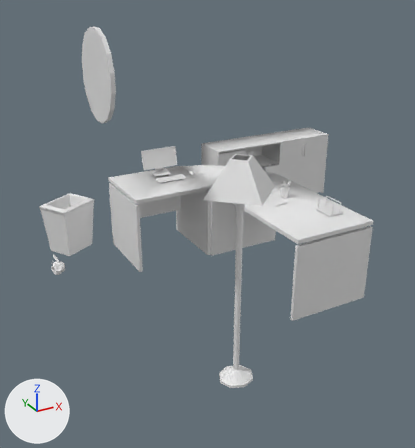
A saved change to the FBX model New Floor/Assets/StandardOffice.fbx.
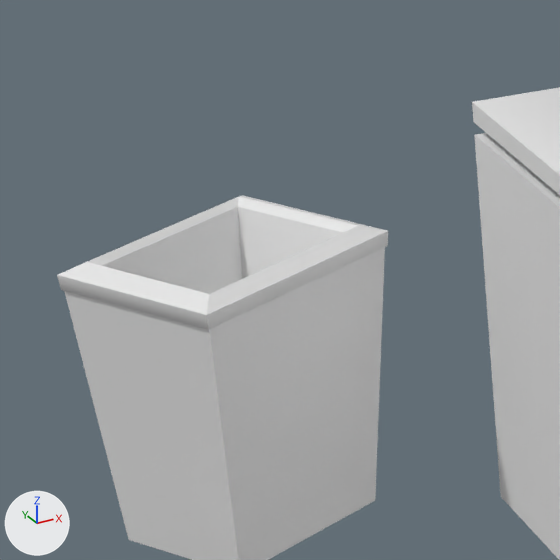
The first picture shows the older version from a 50 mm camera at (-4.74, -5.9, 4.12) aimed at (-1.36, 0.25, 1.04). The close-ups show both versions on the part from 7% to 30% of the width and 36% to 57% of the height of that picture; other places that the commit changed are outside them. Arrows for +X, +Y and +Z are at lower left; the lights stay in place. Where no turn or scale is listed for an object, it has been applied to the vertices.

Names of what the first close-up shows: 'Desk', 'Trash'.
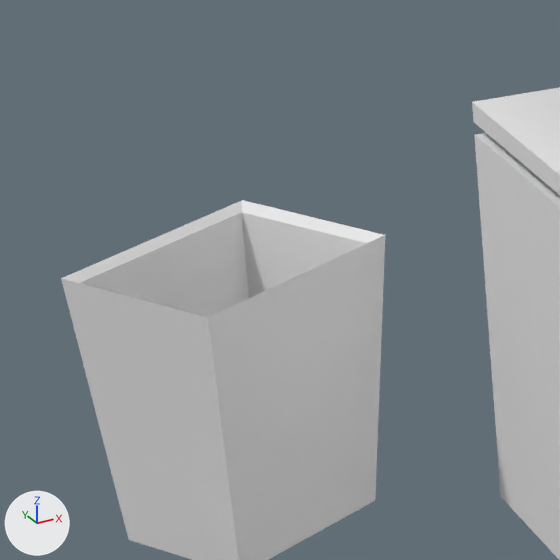
Scene script edits in JSON lines:
```json
{"block": "me_cube_004", "where": "me_cube_004.from_pydata(...)  # 44 vertices, 40 faces; spans x -0.405..0.405, y -0.377..0.377, z -0.334..0.431"}
{"block": "me_cube_004", "where": "# used by ob_trash; location = (-2.72, 2.126, 0.548)"}
{"op": "remove", "block": "me_cube_004", "code": "me_cube_004.materials.append(mat_plastic)  # white #e7e7e7"}
{"block": "me_cube_004", "change": "me_cube_004 part 1: the loose piece of 28 vertices spanning x -0.405..0.405, y -0.377..0.377, z -0.181..0.431 is deleted"}
```

Changed parts and their boxes (x1, y1, x2, y2) in the close-ups (560 x 560 px):
```json
{"object": "Trash", "change": "reshaped", "before": [57, 195, 388, 560], "after": [61, 200, 385, 560]}
{"part": 1, "of": "me_cube_004", "change": "deleted", "before": [57, 195, 388, 330]}
```
